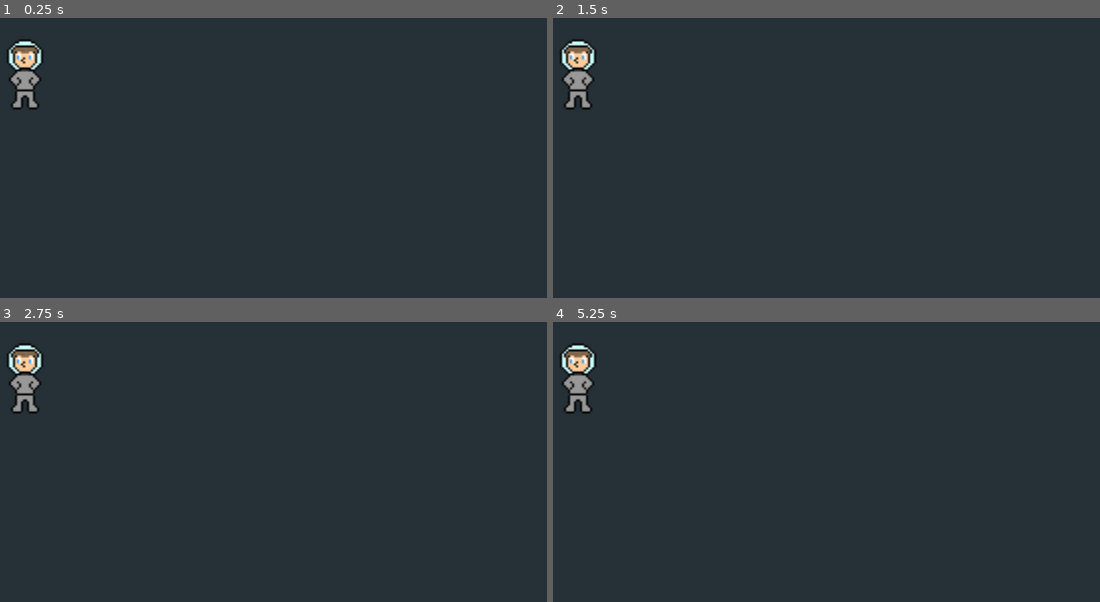
Above: before the commit, frames 1-4 (two rows, left to right).
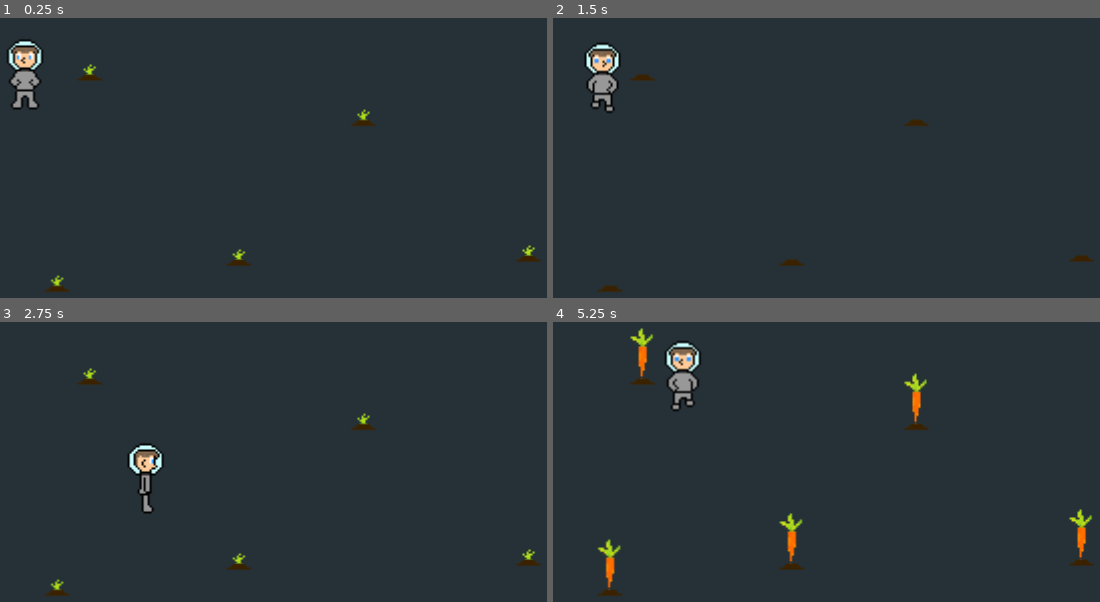
Above: after the commit, the same moments.

Repository: CaffeinatedCM/godot-wildjam-34
Game: Godot game, scene res://Main.tscn
The game is run twice, just before and just after one commit, with the same random seed, the same clock (stepped at 60 frames per second) and the same inputs.
Inputs:
- Up to frame 1 (0.25 s): no input
- Up to frame 2 (1.5 s): hold D (move_right, bound only after the commit) 0.53-1.28 s; hold S (move_down, bound only after the commit) from 1.28 s (still down)
- Up to frame 3 (2.75 s): release S (move_down, bound only after the commit) at 2.03 s; hold D (move_right, bound only after the commit) from 2.03 s (still down)
- Up to frame 4 (5.25 s): release D (move_right, bound only after the commit) at 2.78 s; hold W (move_up, bound only after the commit) 2.78-3.53 s; hold A (move_left, bound only after the commit) 3.53-5.03 s; hold S (move_down, bound only after the commit) from 5.03 s (still down)

The runs differ from the first frame. In frame 1, 0.7% of the frame differs, in the area x 1-99%, y 16-98%; in frame 2, 2.3%; in frame 3, 2.5%; in frame 4, 3.8%, in the area x 1-99%, y 2-98%.

Commit message:
Add basic player movement

Diff:
--- /dev/null
+++ b/src/common/State.gd
@@ -0,0 +1,19 @@
+extends Node
+class_name State
+
+signal finished(next_state_name)
+
+func enter():
+    return
+
+func exit():
+    return
+
+func handle_input(_event):
+    return
+
+func update(_delta):
+    return
+
+func _on_animation_finished(_anim_name):
+    return
--- /dev/null
+++ b/src/common/StateMachine.gd
@@ -0,0 +1,59 @@
+extends Node
+class_name StateMachine
+
+signal state_change(current_state)
+
+export var initial_state: NodePath
+var states_map
+
+var states_stack = []
+var current_state = null
+var _active = false setget set_active
+
+func _ready():
+    if not initial_state:
+        initial_state = get_child(0).get_path()
+    for child in get_children():
+        child.connect("finished", self, "_change_state")
+    initialize(initial_state)
+
+func initialize(state):
+    set_active(true)
+    states_stack.push_front(get_node(state))
+    current_state = states_stack[0]
+    current_state.enter()
+
+func set_active(value):
+    _active = value
+    set_physics_process(value)
+    set_process_input(value)
+    if not _active:
+        states_stack = []
+        current_state = null
+
+func _unhandled_input(event):
+    current_state.handle_input(event)
+
+func _physics_process(delta):
+    current_state.update(delta)
+
+func _on_animation_finished(anim_name):
+    if not _active:
+        return
+    current_state._on_animation_finished(anim_name)
+
+func _change_state(state_name):
+    if not _active:
+        return
+    current_state.exit()
+
+    if state_name == "previous":
+        states_stack.pop_front()
+    else:
+        states_stack[0] = states_map[state_name]
+
+    current_state = states_stack[0]
+    emit_signal("state_changed", current_state)
+
+    if state_name != "previous":
+        current_state.enter()
--- /dev/null
+++ b/src/entities/Carrot/Carrot.tscn
@@ -0,0 +1,37 @@
+[gd_scene load_steps=4 format=2]
+
+[ext_resource path="res://entities/Carrot/spritesheet.png" type="Texture" id=1]
+
+[sub_resource type="Animation" id=1]
+resource_name = "Growing"
+length = 1.5
+loop = true
+tracks/0/type = "value"
+tracks/0/path = NodePath("Sprite:frame")
+tracks/0/interp = 1
+tracks/0/loop_wrap = true
+tracks/0/imported = false
+tracks/0/enabled = true
+tracks/0/keys = {
+"times": PoolRealArray( 0, 0.1, 0.2, 0.3, 0.4, 0.5, 0.6, 0.7, 0.8, 0.9, 1, 1.1, 1.2, 1.3, 1.4 ),
+"transitions": PoolRealArray( 1, 1, 1, 1, 1, 1, 1, 1, 1, 1, 1, 1, 1, 1, 1 ),
+"update": 1,
+"values": [ 0, 1, 2, 3, 4, 5, 6, 7, 6, 5, 4, 3, 2, 1, 0 ]
+}
+
+[sub_resource type="CapsuleShape2D" id=2]
+
+[node name="Carrot" type="StaticBody2D"]
+
+[node name="Sprite" type="Sprite" parent="."]
+texture = ExtResource( 1 )
+hframes = 3
+vframes = 3
+frame = 1
+
+[node name="AnimationPlayer" type="AnimationPlayer" parent="."]
+autoplay = "Growing"
+anims/Growing = SubResource( 1 )
+
+[node name="CollisionShape2D" type="CollisionShape2D" parent="."]
+shape = SubResource( 2 )
--- /dev/null
+++ b/src/entities/Player/Move.gd
@@ -0,0 +1,28 @@
+extends State
+
+export var FRICTION = 1000.0
+export var ACCELRATION = 100.0
+export var MAX_SPEED = 100.0
+
+onready var player = get_parent().get_parent()
+onready var animationTree = player.get_node("AnimationTree")
+onready var animationState = animationTree.get("parameters/playback")
+
+var velocity = Vector2.ZERO
+
+func update(delta):
+    var input_vector = Vector2.ZERO
+
+    input_vector.x = Input.get_action_strength("move_right") - Input.get_action_strength("move_left")
+    input_vector.y = Input.get_action_strength("move_down") - Input.get_action_strength("move_up")
+    input_vector = input_vector.normalized()
+
+    if input_vector != Vector2.ZERO:
+        animationTree.set("parameters/Move/blend_position", input_vector)
+        animationState.travel("Move")
+        velocity = velocity.move_toward(input_vector * MAX_SPEED, ACCELRATION * delta)
+    else:
+        animationState.travel("Idle")
+        velocity = velocity.move_toward(Vector2.ZERO, FRICTION * delta)
+
+    player.move_and_slide(velocity)
--- /dev/null
+++ b/src/entities/Player/Player.gd
@@ -0,0 +1,4 @@
+extends KinematicBody2D
+
+func _ready():
+    $AnimationTree.active = true
--- a/src/entities/Player/Player.tscn
+++ b/src/entities/Player/Player.tscn
@@ -1,13 +1,190 @@
-[gd_scene load_steps=3 format=2]
+[gd_scene load_steps=21 format=2]
 
-[ext_resource path="res://entities/human01/human01.tscn" type="PackedScene" id=1]
+[ext_resource path="res://entities/Player/SpaceHumanSpritesheet.png" type="Texture" id=1]
+[ext_resource path="res://entities/Player/PlayerStateMachine.gd" type="Script" id=2]
+[ext_resource path="res://entities/Player/Move.gd" type="Script" id=3]
+[ext_resource path="res://entities/Player/Player.gd" type="Script" id=4]
 
-[sub_resource type="CapsuleShape2D" id=1]
+[sub_resource type="CapsuleShape2D" id=7]
+
+[sub_resource type="Animation" id=8]
+resource_name = "Idle"
+loop = true
+tracks/0/type = "value"
+tracks/0/path = NodePath("Sprite:frame")
+tracks/0/interp = 1
+tracks/0/loop_wrap = true
+tracks/0/imported = false
+tracks/0/enabled = true
+tracks/0/keys = {
+"times": PoolRealArray( 0, 0.5 ),
+"transitions": PoolRealArray( 1, 1 ),
+"update": 1,
+"values": [ 9, 10 ]
+}
+
+[sub_resource type="Animation" id=12]
+resource_name = "WalkDown"
+length = 0.8
+loop = true
+tracks/0/type = "value"
+tracks/0/path = NodePath("Sprite:frame")
+tracks/0/interp = 1
+tracks/0/loop_wrap = true
+tracks/0/imported = false
+tracks/0/enabled = true
+tracks/0/keys = {
+"times": PoolRealArray( 0, 0.2, 0.4, 0.6 ),
+"transitions": PoolRealArray( 1, 1, 1, 1 ),
+"update": 1,
+"values": [ 3, 4, 5, 4 ]
+}
+
+[sub_resource type="Animation" id=9]
+resource_name = "WalkLeft"
+length = 0.8
+loop = true
+tracks/0/type = "value"
+tracks/0/path = NodePath("Sprite:flip_h")
+tracks/0/interp = 1
+tracks/0/loop_wrap = true
+tracks/0/imported = false
+tracks/0/enabled = true
+tracks/0/keys = {
+"times": PoolRealArray( 0 ),
+"transitions": PoolRealArray( 1 ),
+"update": 1,
+"values": [ true ]
+}
+tracks/1/type = "value"
+tracks/1/path = NodePath("Sprite:frame")
+tracks/1/interp = 1
+tracks/1/loop_wrap = true
+tracks/1/imported = false
+tracks/1/enabled = true
+tracks/1/keys = {
+"times": PoolRealArray( 0, 0.2, 0.4, 0.6 ),
+"transitions": PoolRealArray( 1, 1, 1, 1 ),
+"update": 1,
+"values": [ 0, 1, 2, 1 ]
+}
+
+[sub_resource type="Animation" id=10]
+resource_name = "WalkRight"
+length = 0.8
+loop = true
+tracks/0/type = "value"
+tracks/0/path = NodePath("Sprite:flip_h")
+tracks/0/interp = 1
+tracks/0/loop_wrap = true
+tracks/0/imported = false
+tracks/0/enabled = true
+tracks/0/keys = {
+"times": PoolRealArray( 0 ),
+"transitions": PoolRealArray( 1 ),
+"update": 1,
+"values": [ false ]
+}
+tracks/1/type = "value"
+tracks/1/path = NodePath("Sprite:frame")
+tracks/1/interp = 1
+tracks/1/loop_wrap = true
+tracks/1/imported = false
+tracks/1/enabled = true
+tracks/1/keys = {
+"times": PoolRealArray( 0, 0.2, 0.4, 0.6 ),
+"transitions": PoolRealArray( 1, 1, 1, 1 ),
+"update": 1,
+"values": [ 0, 1, 2, 1 ]
+}
+
+[sub_resource type="Animation" id=11]
+resource_name = "WalkUp"
+length = 0.8
+loop = true
+tracks/0/type = "value"
+tracks/0/path = NodePath("Sprite:frame")
+tracks/0/interp = 1
+tracks/0/loop_wrap = true
+tracks/0/imported = false
+tracks/0/enabled = true
+tracks/0/keys = {
+"times": PoolRealArray( 0, 0.2, 0.4, 0.6 ),
+"transitions": PoolRealArray( 1, 1, 1, 1 ),
+"update": 1,
+"values": [ 6, 7, 8, 7 ]
+}
+
+[sub_resource type="AnimationNodeAnimation" id=15]
+animation = "Idle"
+
+[sub_resource type="AnimationNodeAnimation" id=17]
+animation = "WalkDown"
+
+[sub_resource type="AnimationNodeAnimation" id=18]
+animation = "WalkUp"
+
+[sub_resource type="AnimationNodeAnimation" id=19]
+animation = "WalkRight"
+
+[sub_resource type="AnimationNodeAnimation" id=20]
+animation = "WalkLeft"
+
+[sub_resource type="AnimationNodeBlendSpace2D" id=16]
+blend_point_0/node = SubResource( 17 )
+blend_point_0/pos = Vector2( 0, 1 )
+blend_point_1/node = SubResource( 18 )
+blend_point_1/pos = Vector2( 0, -1 )
+blend_point_2/node = SubResource( 19 )
+blend_point_2/pos = Vector2( 1, 0 )
+blend_point_3/node = SubResource( 20 )
+blend_point_3/pos = Vector2( -1, 0 )
+blend_mode = 1
+
+[sub_resource type="AnimationNodeStateMachineTransition" id=21]
+
+[sub_resource type="AnimationNodeStateMachineTransition" id=22]
+
+[sub_resource type="AnimationNodeStateMachine" id=13]
+states/Idle/node = SubResource( 15 )
+states/Idle/position = Vector2( 496, 108 )
+states/Move/node = SubResource( 16 )
+states/Move/position = Vector2( 707.781, 108 )
+transitions = [ "Idle", "Move", SubResource( 21 ), "Move", "Idle", SubResource( 22 ) ]
+start_node = "Idle"
+graph_offset = Vector2( 12.7814, 0 )
+
+[sub_resource type="AnimationNodeStateMachinePlayback" id=14]
 
 [node name="Player" type="KinematicBody2D"]
 collision_layer = 2
+script = ExtResource( 4 )
 
-[node name="Human01" parent="." instance=ExtResource( 1 )]
+[node name="Sprite" type="Sprite" parent="."]
+texture = ExtResource( 1 )
+flip_h = true
+hframes = 3
+vframes = 4
+frame = 9
 
 [node name="CollisionShape2D" type="CollisionShape2D" parent="."]
-shape = SubResource( 1 )
+shape = SubResource( 7 )
+
+[node name="StateMachine" type="Node" parent="."]
+script = ExtResource( 2 )
+
+[node name="Move" type="Node" parent="StateMachine"]
+script = ExtResource( 3 )
+
+[node name="AnimationPlayer" type="AnimationPlayer" parent="."]
+anims/Idle = SubResource( 8 )
+anims/WalkDown = SubResource( 12 )
+anims/WalkLeft = SubResource( 9 )
+anims/WalkRight = SubResource( 10 )
+anims/WalkUp = SubResource( 11 )
+
+[node name="AnimationTree" type="AnimationTree" parent="."]
+tree_root = SubResource( 13 )
+anim_player = NodePath("../AnimationPlayer")
+parameters/playback = SubResource( 14 )
+parameters/Move/blend_position = Vector2( 0, 0 )
--- /dev/null
+++ b/src/entities/Player/PlayerStateMachine.gd
@@ -0,0 +1,6 @@
+extends StateMachine
+
+func _ready():
+    states_map = {
+        "move": $Move
+    }
--- a/src/entities/human01/human01.tscn
+++ /dev/null
@@ -1,63 +0,0 @@
-[gd_scene load_steps=4 format=2]
-
-[ext_resource path="res://entities/human01/spritesheet.png" type="Texture" id=1]
-
-[sub_resource type="Animation" id=1]
-resource_name = "Idle"
-length = 0.5
-loop = true
-tracks/0/type = "value"
-tracks/0/path = NodePath("Sprite:frame")
-tracks/0/interp = 1
-tracks/0/loop_wrap = true
-tracks/0/imported = false
-tracks/0/enabled = true
-tracks/0/keys = {
-"times": PoolRealArray( 0 ),
-"transitions": PoolRealArray( 1 ),
-"update": 1,
-"values": [ 9 ]
-}
-
-[sub_resource type="Animation" id=2]
-resource_name = "WalkLeft"
-length = 0.5
-loop = true
-tracks/0/type = "value"
-tracks/0/path = NodePath("Sprite:frame")
-tracks/0/interp = 1
-tracks/0/loop_wrap = true
-tracks/0/imported = false
-tracks/0/enabled = true
-tracks/0/keys = {
-"times": PoolRealArray( 0, 0.2, 0.4 ),
-"transitions": PoolRealArray( 1, 1, 1 ),
-"update": 1,
-"values": [ 0, 1, 2 ]
-}
-tracks/1/type = "value"
-tracks/1/path = NodePath("Sprite:flip_h")
-tracks/1/interp = 1
-tracks/1/loop_wrap = true
-tracks/1/imported = false
-tracks/1/enabled = true
-tracks/1/keys = {
-"times": PoolRealArray( 0 ),
-"transitions": PoolRealArray( 1 ),
-"update": 1,
-"values": [ true ]
-}
-
-[node name="Human01" type="Node2D"]
-
-[node name="Sprite" type="Sprite" parent="."]
-texture = ExtResource( 1 )
-flip_h = true
-hframes = 3
-vframes = 4
-frame = 9
-
-[node name="AnimationPlayer" type="AnimationPlayer" parent="."]
-autoplay = "Idle"
-anims/Idle = SubResource( 1 )
-anims/WalkLeft = SubResource( 2 )
--- a/src/levels/Sandbox.tscn
+++ b/src/levels/Sandbox.tscn
@@ -1,3 +1,20 @@
-[gd_scene format=2]
+[gd_scene load_steps=2 format=2]
+
+[ext_resource path="res://entities/Carrot/Carrot.tscn" type="PackedScene" id=1]
 
 [node name="Sandbox" type="Node2D"]
+
+[node name="Carrot" parent="." instance=ExtResource( 1 )]
+position = Vector2( 275.811, 104.768 )
+
+[node name="Carrot2" parent="." instance=ExtResource( 1 )]
+position = Vector2( 40.0819, 119.849 )
+
+[node name="Carrot3" parent="." instance=ExtResource( 1 )]
+position = Vector2( 193.266, 36.9071 )
+
+[node name="Carrot4" parent="." instance=ExtResource( 1 )]
+position = Vector2( 130.961, 106.753 )
+
+[node name="Carrot5" parent="." instance=ExtResource( 1 )]
+position = Vector2( 56.3527, 14.2866 )
--- a/src/project.godot
+++ b/src/project.godot
@@ -7,6 +7,22 @@
 ;   param=value ; assign values to parameters
 
 config_version=4
+
+_global_script_classes=[ {
+"base": "Node",
+"class": "State",
+"language": "GDScript",
+"path": "res://common/State.gd"
+}, {
+"base": "Node",
+"class": "StateMachine",
+"language": "GDScript",
+"path": "res://common/StateMachine.gd"
+} ]
+_global_script_class_icons={
+"State": "",
+"StateMachine": ""
+}
 
 [application]
 
@@ -23,6 +39,29 @@
 window/stretch/mode="2d"
 window/stretch/aspect="expand"
 
+[input]
+
+move_right={
+"deadzone": 0.5,
+"events": [ Object(InputEventKey,"resource_local_to_scene":false,"resource_name":"","device":0,"alt":false,"shift":false,"control":false,"meta":false,"command":false,"pressed":false,"scancode":68,"unicode":0,"echo":false,"script":null)
+ ]
+}
+move_left={
+"deadzone": 0.5,
+"events": [ Object(InputEventKey,"resource_local_to_scene":false,"resource_name":"","device":0,"alt":false,"shift":false,"control":false,"meta":false,"command":false,"pressed":false,"scancode":65,"unicode":0,"echo":false,"script":null)
+ ]
+}
+move_up={
+"deadzone": 0.5,
+"events": [ Object(InputEventKey,"resource_local_to_scene":false,"resource_name":"","device":0,"alt":false,"shift":false,"control":false,"meta":false,"command":false,"pressed":false,"scancode":87,"unicode":0,"echo":false,"script":null)
+ ]
+}
+move_down={
+"deadzone": 0.5,
+"events": [ Object(InputEventKey,"resource_local_to_scene":false,"resource_name":"","device":0,"alt":false,"shift":false,"control":false,"meta":false,"command":false,"pressed":false,"scancode":83,"unicode":0,"echo":false,"script":null)
+ ]
+}
+
 [layer_names]
 
 2d_physics/layer_1="world"
Binary file added: src/entities/Carrot/spritesheet.png
Not shown, changed: src/entities/Carrot/spritesheet.png.import
Binary file added: src/entities/Player/SpaceHumanSpritesheet.png
Not shown, added: src/entities/Player/SpaceHumanSpritesheet.png.import
Binary file removed: src/entities/human01/spritesheet.png
